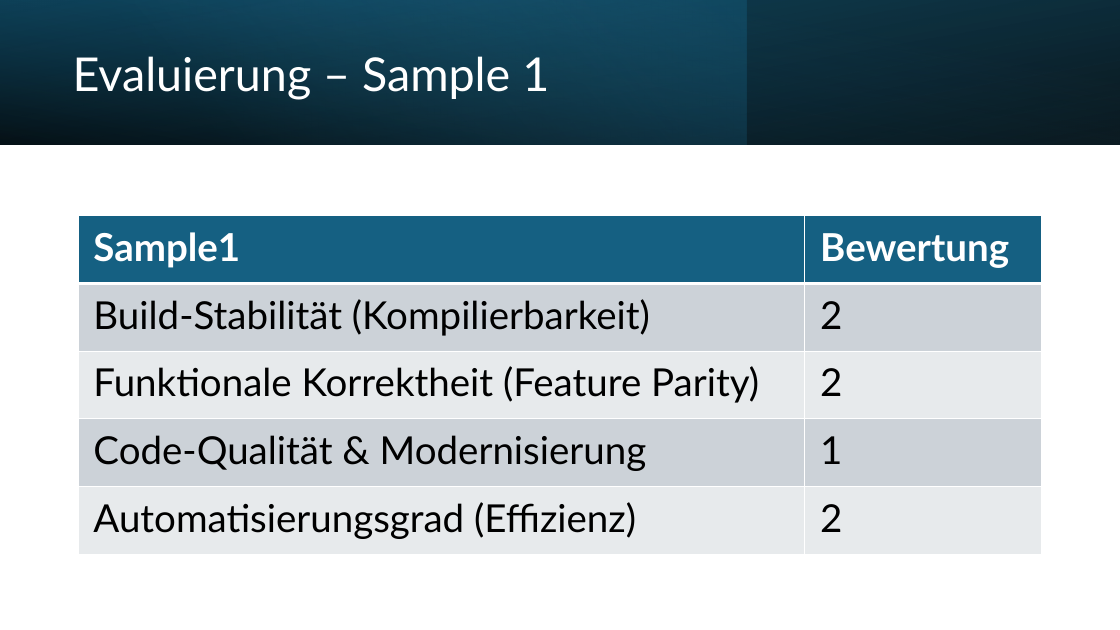
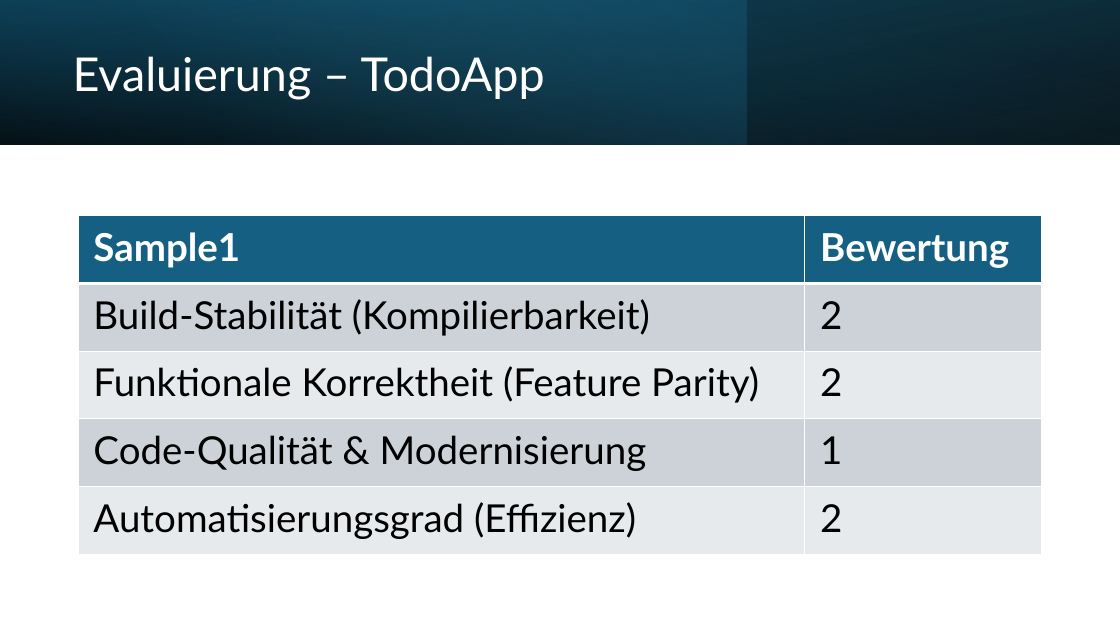
Before and after one commit to kis4-2026ss/projekt-g1-dorninger-pallinger, a slide deck: slide 27 of AI-Assisted Java Legacy Migration.pptx. Drawn at 1120x630 pixels with LibreOffice and Linux fonts; fonts in the diff are those of the drawing. Boxes give left, top, right and bottom in pixels: in the first picture for what was removed or moved away, otherwise in the second. Text is boxed around its words. In the diff, an @@ line names an element or a change of style, - is before the commit and + after.

```diff
--- a/AI-Assisted Java Legacy Migration.pptx
+++ b/AI-Assisted Java Legacy Migration.pptx
@@ title at (73,56,545,100): text changed @@
-Evaluierung – Sample 1
+Evaluierung – TodoApp
```
Also in this commit, not shown: 15 other slides changed, 2 slides added.
